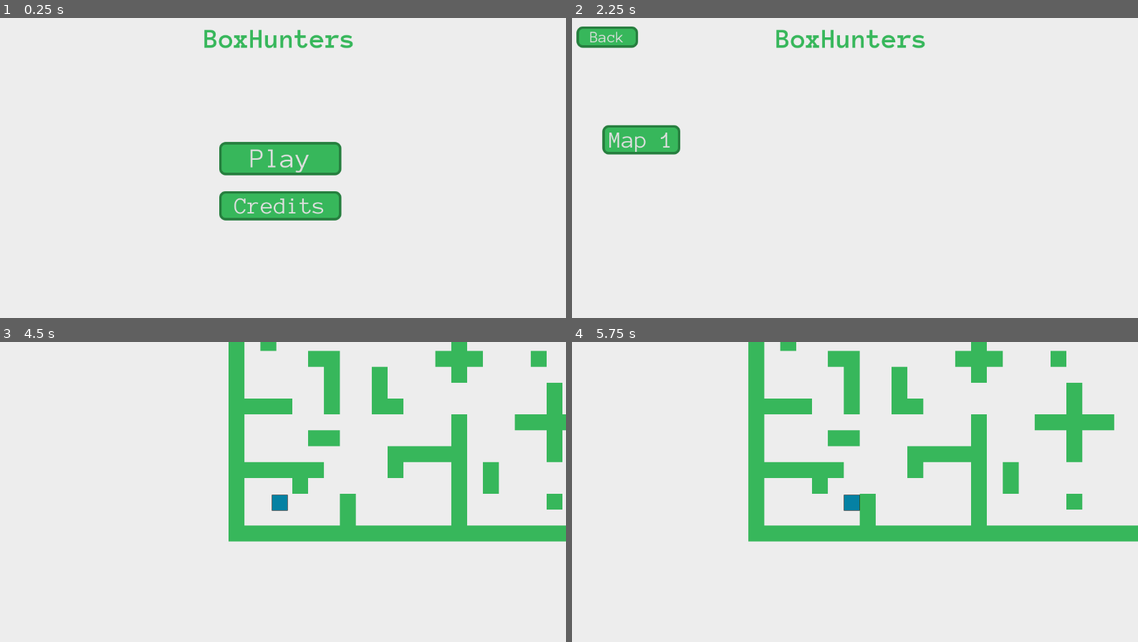
Above: before the commit, frames 1-4 (two rows, left to right).
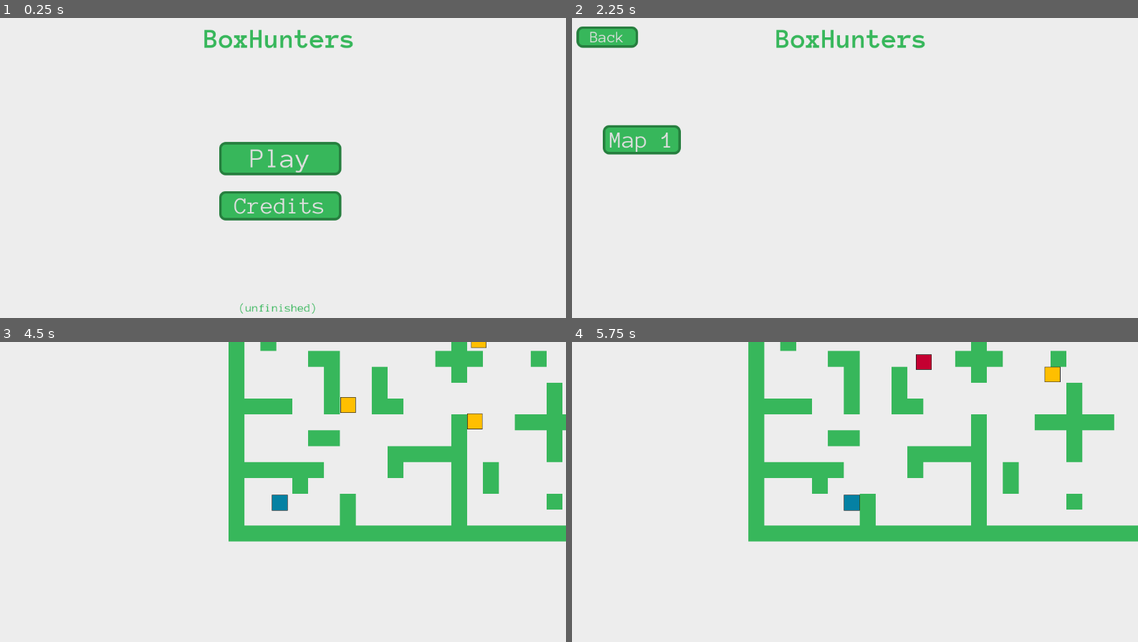
Above: after the commit, the same moments.

Repository: Qwatrum/BoxHunters
Game: Godot game, scene res://scenes/menu.tscn
Same seed, same stepped clock (60 frames per second), same inputs: the game is played once before the commit and once after it.
Inputs:
- Up to frame 1 (0.25 s): no input
- Up to frame 2 (2.25 s): click "Credits" at 0.5 s; click "Go Back" at 1.25 s; click "Play" at 2 s
- Up to frame 3 (4.5 s): click "Back" at 2.75 s; click "Play" at 3.5 s; click "Map 1" at 4.25 s
- Up to frame 4 (5.75 s): hold D (right) from 5.03 s (still down)

The runs differ from the first frame. In frame 1, 0.1% of the frame differs, in the area x 42-56%, y 94-99%; in frame 2, 0.2%; in frame 3, 0.4%, in the area x 60-86%, y 0-30%; in frame 4, 0.3%.

Commit message:
Added enemy and golden box and music

Diff:
--- a/scenes/credits.tscn
+++ b/scenes/credits.tscn
@@ -106,7 +106,7 @@
 
 Code: Qwatrum
 Art: Qwatrum
-Music: -
+Music: Abydos_Music on Pixabay (fun-retro-game)
 Font: Anonymous Pro"
 label_settings = SubResource("LabelSettings_nuvbs")
 horizontal_alignment = 1
--- /dev/null
+++ b/scenes/enemy.gd
@@ -0,0 +1,46 @@
+extends CharacterBody2D
+
+@onready var main := get_parent()
+@onready var tilemap := main.get_node("Level")
+
+var direction = 0
+var SPEED = 900.0
+
+func _ready():
+	position = get_random_valid_position()
+
+func _process(delta):
+	if SPEED != 0:
+		if get_player_pos().distance_to(position) <= 37:
+			main.player_caught()
+
+		if velocity == Vector2(0, 0):
+			direction = randi_range(0, 3)
+
+		if direction == 0:
+			velocity.x = 0
+			velocity.y = -SPEED
+		elif direction == 1:
+			velocity.x = SPEED
+			velocity.y = 0
+		elif direction == 2:
+			velocity.x = 0
+			velocity.y = SPEED
+		elif direction == 3:
+			velocity.x = -SPEED
+			velocity.y = 0
+
+		move_and_slide()
+
+func get_random_valid_position():
+	var pos = Vector2()
+	while true:
+		pos = Vector2(randi_range(35, 1110), randi_range(35, 600))
+		var clicked_cell = tilemap.local_to_map(pos)
+		var data = tilemap.get_cell_tile_data(0, clicked_cell)
+		if not data:
+			break
+	return pos
+
+func get_player_pos():
+	return main.player_pos()
--- a/scenes/enemy.tscn
+++ b/scenes/enemy.tscn
@@ -1,12 +1,14 @@
-[gd_scene load_steps=3 format=3 uid="uid://cu3ur7q8xxc70"]
+[gd_scene load_steps=4 format=3 uid="uid://cu3ur7q8xxc70"]
 
 [ext_resource type="Texture2D" uid="uid://ddtctgp6gtex0" path="res://assets/box (3).png" id="1_ruife"]
+[ext_resource type="Script" path="res://scenes/enemy.gd" id="1_vqouj"]
 
 [sub_resource type="RectangleShape2D" id="RectangleShape2D_tbnev"]
 size = Vector2(64, 64)
 
 [node name="Enemy" type="CharacterBody2D"]
 scale = Vector2(0.49, 0.49)
+script = ExtResource("1_vqouj")
 
 [node name="Sprite2D" type="Sprite2D" parent="."]
 texture_filter = 1
--- /dev/null
+++ b/scenes/golden_box.gd
@@ -0,0 +1,45 @@
+extends CharacterBody2D
+
+@onready var main := get_parent()
+@onready var tilemap := main.get_node("Level")
+
+var direction = 0
+var SPEED = 700.0
+var id
+func _ready():
+	position = get_random_valid_position()
+
+func _process(delta):
+	if get_player_pos().distance_to(position) <= 37:
+		main.box_caught(id)
+
+	if velocity == Vector2(0, 0):
+		direction = randi_range(0, 3)
+
+	if direction == 0:
+		velocity.x = 0
+		velocity.y = -SPEED
+	elif direction == 1:
+		velocity.x = SPEED
+		velocity.y = 0
+	elif direction == 2:
+		velocity.x = 0
+		velocity.y = SPEED
+	elif direction == 3:
+		velocity.x = -SPEED
+		velocity.y = 0
+
+	move_and_slide()
+
+func get_random_valid_position():
+	var pos = Vector2()
+	while true:
+		pos = Vector2(randi_range(35, 1110), randi_range(35, 600))
+		var clicked_cell = tilemap.local_to_map(pos)
+		var data = tilemap.get_cell_tile_data(0, clicked_cell)
+		if not data:
+			break
+	return pos
+
+func get_player_pos():
+	return main.player_pos()
--- a/scenes/golden_box.tscn
+++ b/scenes/golden_box.tscn
@@ -1,12 +1,14 @@
-[gd_scene load_steps=3 format=3 uid="uid://bn3d1ji1titus"]
+[gd_scene load_steps=4 format=3 uid="uid://bn3d1ji1titus"]
 
 [ext_resource type="Texture2D" uid="uid://dmoel8ocih3nv" path="res://assets/box (2).png" id="1_2qyo7"]
+[ext_resource type="Script" path="res://scenes/golden_box.gd" id="1_txr8g"]
 
 [sub_resource type="RectangleShape2D" id="RectangleShape2D_fucod"]
 size = Vector2(64, 64)
 
 [node name="Golden_Box" type="CharacterBody2D"]
 scale = Vector2(0.49, 0.49)
+script = ExtResource("1_txr8g")
 
 [node name="Sprite2D" type="Sprite2D" parent="."]
 texture_filter = 1
--- a/scenes/map_1.gd
+++ b/scenes/map_1.gd
@@ -10,6 +10,7 @@
 
 var boxes_chaught = 0
 
+var players = []
 var enemies = []
 var golden_boxes = []
 
@@ -18,6 +19,10 @@
 	var inste_player = player.instantiate()
 	add_child(inste_player)
 	inste_player.position = start_pos
+	players.append(inste_player)
+
+	create_enemies()
+	create_golden_boxes()
 
 func create_enemies():
 
@@ -32,13 +37,24 @@
 		var inste = golden_box.instantiate()
 		add_child(inste)
 		golden_boxes.append(inste)
+		inste.id = inste
 
-func box_caught():
-
+func box_caught(box):
+	golden_boxes.erase(box)
+	box.queue_free()
 	boxes_chaught += 1
 	if boxes_chaught >= golden_box_amount:
-		print("You won")
+
+		players[0].win()
+		for e in enemies:
+			e.SPEED = 0
 
 func player_caught():
+	for e in golden_boxes:
+		e.queue_free()
+	for f in enemies:
+		f.queue_free()
+	players[0].loose()
 
-	print("You loose")
+func player_pos():
+	return players[0].position
--- a/scenes/map_1.tscn
+++ b/scenes/map_1.tscn
@@ -1,7 +1,8 @@
-[gd_scene load_steps=5 format=3 uid="uid://b3m7ux8rt1iwp"]
+[gd_scene load_steps=6 format=3 uid="uid://b3m7ux8rt1iwp"]
 
 [ext_resource type="Texture2D" uid="uid://5216v8p5gu3g" path="res://assets/greeeeeeeen.png" id="1_0pta6"]
 [ext_resource type="Script" path="res://scenes/map_1.gd" id="1_duefq"]
+[ext_resource type="AudioStream" uid="uid://dmrkt338mo62s" path="res://music/fun-retro-game.mp3" id="3_yuo3v"]
 
 [sub_resource type="TileSetAtlasSource" id="TileSetAtlasSource_i722c"]
 texture = ExtResource("1_0pta6")
@@ -29,6 +30,8 @@
 [node name="Map_1" type="Node2D"]
 script = ExtResource("1_duefq")
 start_pos = Vector2(103, 562)
+enemy_amount = 3
+golden_box_amount = 4
 
 [node name="Background" type="ColorRect" parent="."]
 anchors_preset = 8
@@ -48,4 +51,8 @@
 scale = Vector2(2, 2)
 tile_set = SubResource("TileSet_43b4o")
 format = 2
-layer_0/tile_data = PackedInt32Array(0, 0, 1, 65536, 0, 1, 1 …(3362 unchanged characters)… 524307, 0, 0, 65537, 0, 0, 1048580, 0, 0)
+layer_0/tile_data = PackedInt32Array(0, 0, 1, 65536, 0, 1, 1 …(3362 unchanged characters)… 524307, 0, 0, 65537, 0, 0, 1048580, 0, 0, 655392, 65536, 1)
+
+[node name="AudioStreamPlayer" type="AudioStreamPlayer" parent="."]
+stream = ExtResource("3_yuo3v")
+autoplay = true
--- a/scenes/map_menu.tscn
+++ b/scenes/map_menu.tscn
@@ -87,9 +87,9 @@
 
 [node name="Map_1" type="Button" parent="."]
 layout_mode = 0
-offset_left = 74.0
+offset_left = 75.0
 offset_top = 216.0
-offset_right = 231.0
+offset_right = 232.0
 offset_bottom = 275.0
 text = "Map 1"
 
--- a/scenes/menu.tscn
+++ b/scenes/menu.tscn
@@ -37,6 +37,11 @@
 [sub_resource type="LabelSettings" id="LabelSettings_4a1vd"]
 font = ExtResource("1_rdx6n")
 font_size = 56
+font_color = Color(0.215686, 0.717647, 0.356863, 1)
+
+[sub_resource type="LabelSettings" id="LabelSettings_ysd1t"]
+font = ExtResource("1_a0sk8")
+font_size = 24
 font_color = Color(0.215686, 0.717647, 0.356863, 1)
 
 [node name="Menu" type="Control"]
@@ -93,5 +98,18 @@
 layout_mode = 2
 text = " Credits "
 
+[node name="Title2" type="Label" parent="."]
+layout_mode = 1
+anchors_preset = 10
+anchor_right = 1.0
+offset_left = -3.0
+offset_top = 572.0
+offset_right = -3.0
+offset_bottom = 629.0
+grow_horizontal = 2
+text = "(unfinished)"
+label_settings = SubResource("LabelSettings_ysd1t")
+horizontal_alignment = 1
+
 [connection signal="button_down" from="VBoxContainer/Play" to="." method="_on_play_button_down"]
 [connection signal="button_down" from="VBoxContainer/Credits" to="." method="_on_credits_button_down"]
--- a/scenes/player.gd
+++ b/scenes/player.gd
@@ -1,6 +1,11 @@
 extends CharacterBody2D
 
-var SPEED = 200.0
+var SPEED = 400.0
+
+func _ready():
+	$"win".hide()
+	$"loose".hide()
+	$"Back".hide()
 
 func _physics_process(delta):
 
@@ -19,3 +24,15 @@
 		velocity.y = move_toward(velocity.y, 0, 25)
 
 	move_and_slide()
+
+func win():
+	$"win".show()
+	$"Back".show()
+func loose():
+	SPEED = 0
+	$"Back".show()
+	$"loose".show()
+
+
+func _on_back_button_down():
+	get_tree().change_scene_to_file("res://scenes/map_menu.tscn")
--- a/scenes/player.tscn
+++ b/scenes/player.tscn
@@ -1,12 +1,54 @@
-[gd_scene load_steps=4 format=3 uid="uid://bbkuex3xq0x17"]
+[gd_scene load_steps=11 format=3 uid="uid://bbkuex3xq0x17"]
 
 [ext_resource type="Script" path="res://scenes/player.gd" id="1_bdi6y"]
 [ext_resource type="Texture2D" uid="uid://bjfqamkfendl3" path="res://assets/box (1).png" id="1_wyrte"]
+[ext_resource type="FontFile" uid="uid://cy57rny8n3ivi" path="res://fonts/Anonymous_Pro/AnonymousPro-Bold.ttf" id="3_wo0r7"]
+[ext_resource type="FontFile" uid="uid://dex13tamkyymh" path="res://fonts/Anonymous_Pro/AnonymousPro-Regular.ttf" id="4_jn4v3"]
 
 [sub_resource type="RectangleShape2D" id="RectangleShape2D_rxrfm"]
 size = Vector2(64, 64)
 
-[node name="Player" type="CharacterBody2D"]
+[sub_resource type="LabelSettings" id="LabelSettings_1oeh1"]
+font = ExtResource("3_wo0r7")
+font_size = 128
+font_color = Color(0.0892423, 0.327291, 0.153399, 1)
+
+[sub_resource type="LabelSettings" id="LabelSettings_ql1js"]
+font = ExtResource("3_wo0r7")
+font_size = 128
+font_color = Color(0.533333, 0, 0.0627451, 1)
+
+[sub_resource type="StyleBoxFlat" id="StyleBoxFlat_pie08"]
+bg_color = Color(0.241767, 0.836324, 0.413634, 1)
+border_width_left = 4
+border_width_top = 4
+border_width_right = 4
+border_width_bottom = 4
+border_color = Color(0.2, 0.654902, 0.32549, 1)
+corner_radius_top_left = 12
+corner_radius_top_right = 12
+corner_radius_bottom_right = 12
+corner_radius_bottom_left = 12
+
+[sub_resource type="StyleBoxFlat" id="StyleBoxFlat_riji1"]
+bg_color = Color(0.215686, 0.717647, 0.356863, 1)
+border_width_left = 5
+border_width_top = 5
+border_width_right = 5
+border_width_bottom = 5
+border_color = Color(0.148223, 0.492902, 0.242062, 1)
+corner_radius_top_left = 12
+corner_radius_top_right = 12
+corner_radius_bottom_right = 12
+corner_radius_bottom_left = 12
+
+[sub_resource type="Theme" id="Theme_etlvo"]
+Button/font_sizes/font_size = 48
+Button/fonts/font = ExtResource("4_jn4v3")
+Button/styles/hover = SubResource("StyleBoxFlat_pie08")
+Button/styles/normal = SubResource("StyleBoxFlat_riji1")
+
+[node name="Player" type="CharacterBody2D" groups=["Player"]]
 scale = Vector2(0.49, 0.49)
 script = ExtResource("1_bdi6y")
 
@@ -18,3 +60,36 @@
 shape = SubResource("RectangleShape2D_rxrfm")
 
 [node name="Camera2D" type="Camera2D" parent="."]
+
+[node name="win" type="Label" parent="."]
+offset_left = -246.939
+offset_top = -236.735
+offset_right = 313.061
+offset_bottom = -107.735
+text = "You won!"
+label_settings = SubResource("LabelSettings_1oeh1")
+
+[node name="loose" type="Label" parent="."]
+offset_left = -348.98
+offset_top = -238.775
+offset_right = 351.02
+offset_bottom = -109.775
+text = "You loose!"
+label_settings = SubResource("LabelSettings_ql1js")
+
+[node name="Back" type="Button" parent="."]
+anchors_preset = 8
+anchor_left = 0.5
+anchor_top = 0.5
+anchor_right = 0.5
+anchor_bottom = 0.5
+offset_left = -122.0
+offset_top = 124.5
+offset_right = 122.0
+offset_bottom = 183.5
+grow_horizontal = 2
+grow_vertical = 2
+theme = SubResource("Theme_etlvo")
+text = "Menu"
+
+[connection signal="button_down" from="Back" to="." method="_on_back_button_down"]
Not shown, added: music/fun-retro-game.mp3.import
Not shown: 1 places in scenes/menu.tscn that only renumber resources
Not shown, changed: README.md
Not shown, added: music/fun-retro-game.mp3
